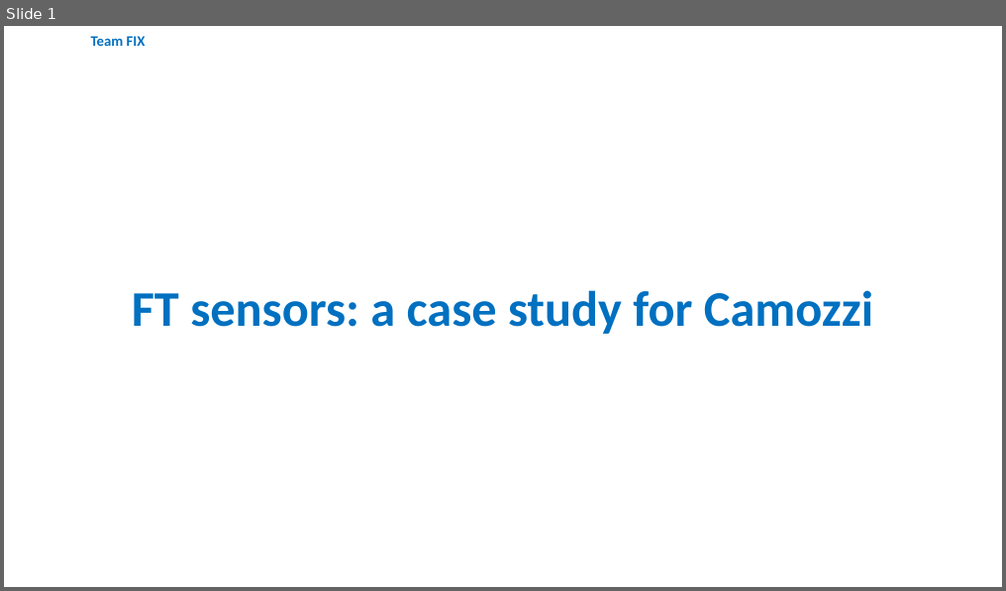
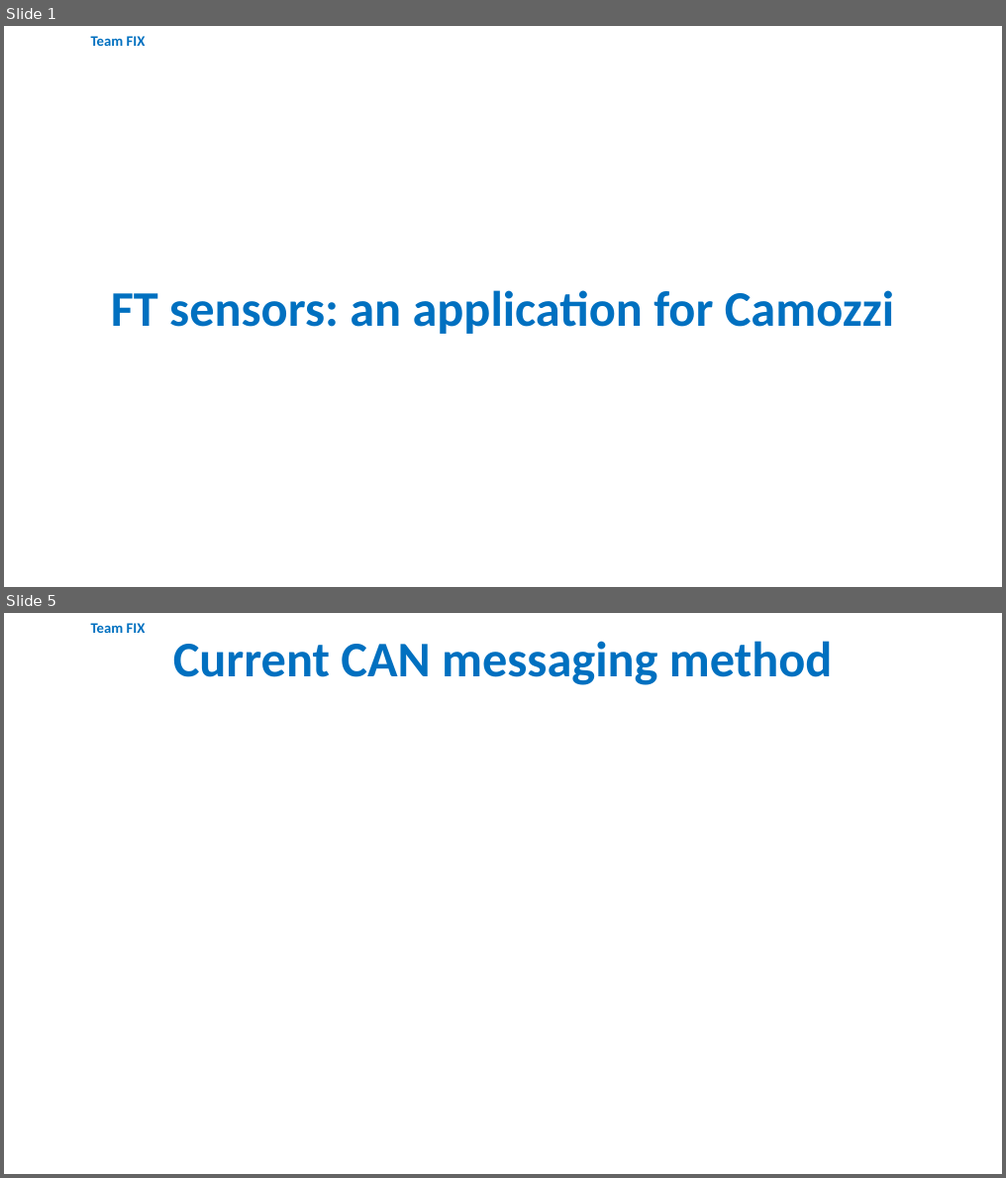
Before and after one commit to icub-tech-iit/ft-sensors-simulink, a slide deck: assets/camozzi_presentation_20220111.pptx. Shown one above the other, each under a label of ours: slide 1 before the commit, slides 1 and 5 after it; the slides between them are not shown. The pictures are 1006x591 and 1006x1178 pixels, drawn with LibreOffice and Linux fonts; fonts in the diff are those of the drawing; background and template pictures are left out. Boxes give left, top, right and bottom in pixels: in the first picture for what was removed or moved away, otherwise in the second. Text is boxed around its words. In the diff, an @@ line names an element or a change of style, - is before the commit and + after.

```diff
--- a/assets/camozzi_presentation_20220111.pptx
+++ b/assets/camozzi_presentation_20220111.pptx
@@ slide 5 added at [4,613,1002,1174], background #FFFFFF; not listed: 1 template element that a slide beside it also shows @@
@@ text added at [173,641,832,685], 48 pt, text #0070C0, bold @@
+Current CAN messaging method
@@ slide 1 changed as well @@
@@ text at [111,290,894,334]: text changed @@
-FT sensors: a case study for Camozzi
+FT sensors: an application for Camozzi
```
Also in this commit, not shown: 4 other slides added, 1 slide removed, 2 other files.
